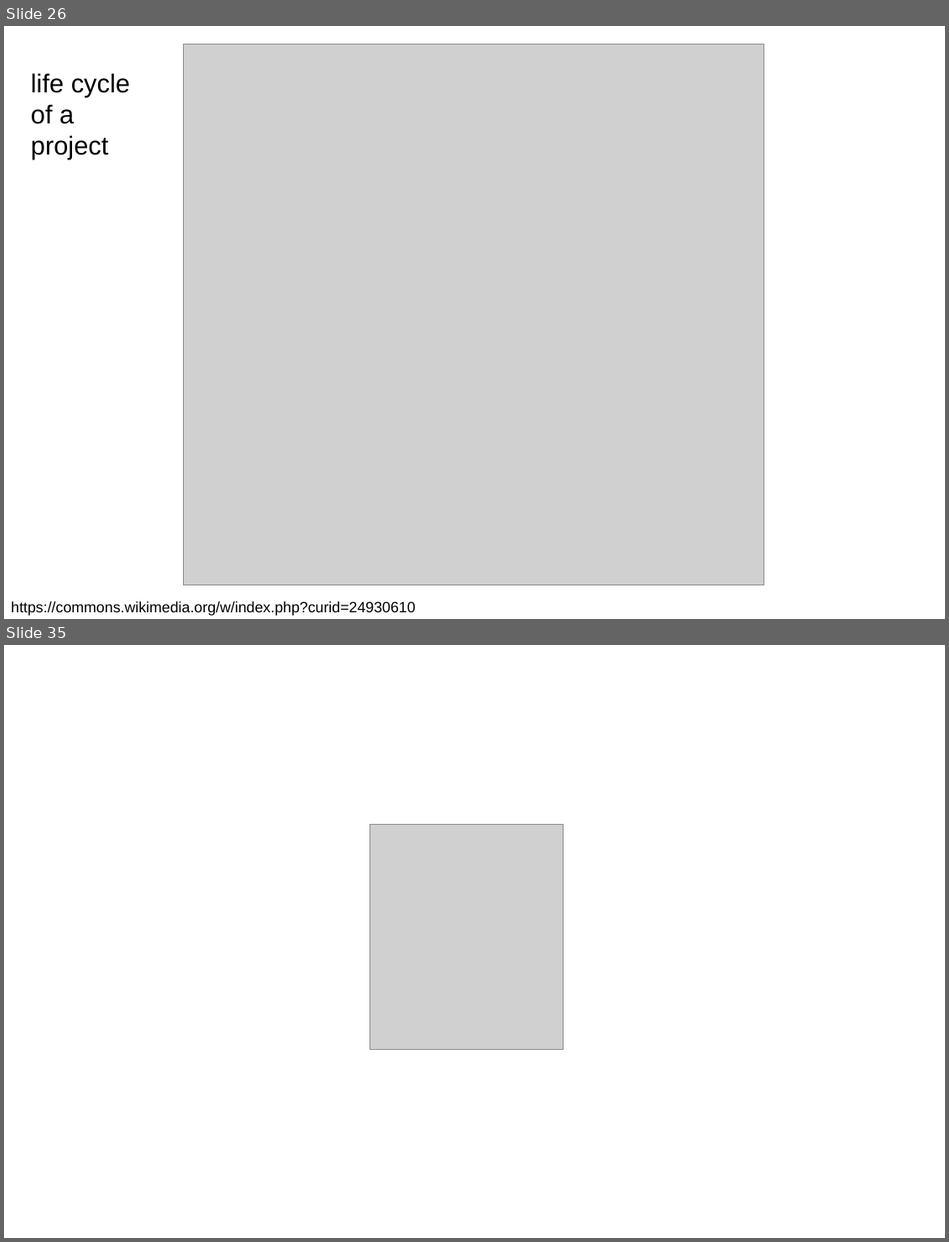
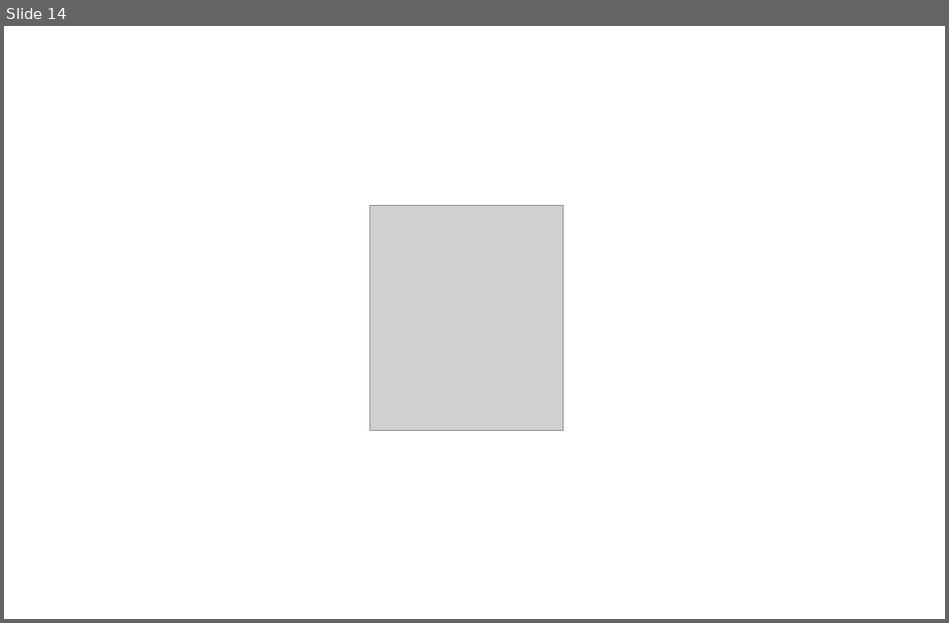
Before and after one commit to PabloMosUU/UssPython, a slide deck: LectureNotes/Unit3.3/Unit3.3 Advanced Pandas presentation.odp. Shown one above the other, each under a label of ours: slides 26 and 35 before the commit, slide 14 after it; the slides between them are not shown. The pictures are 949x1242 and 949x623 pixels, drawn with LibreOffice and Linux fonts; fonts in the diff are those of the drawing; grey boxes stand for pictures. Boxes give left, top, right and bottom in pixels: in the first picture for what was removed or moved away, otherwise in the second. Text is boxed around its words. In the diff, an @@ line names an element or a change of style, - is before the commit and + after.

```diff
--- a/LectureNotes/Unit3.3/Unit3.3 Advanced Pandas presentation.odp
+++ b/LectureNotes/Unit3.3/Unit3.3 Advanced Pandas presentation.odp
@@ slide 26 removed at bbox=[4, 26, 945, 619], background #FFFFFF @@
@@ picture removed at bbox=[183, 44, 763, 585] @@
@@ text removed at bbox=[31, 73, 130, 159] @@
-life cycle of a project
@@ text removed at bbox=[11, 601, 415, 616] @@
-https://commons.wikimedia.org/w/index.php?curid=24930610
@@ what was slide 35 is now slide 14 @@
```
Also in this commit, not shown: 2 slides changed, 1 slide added, 23 other slides removed.
